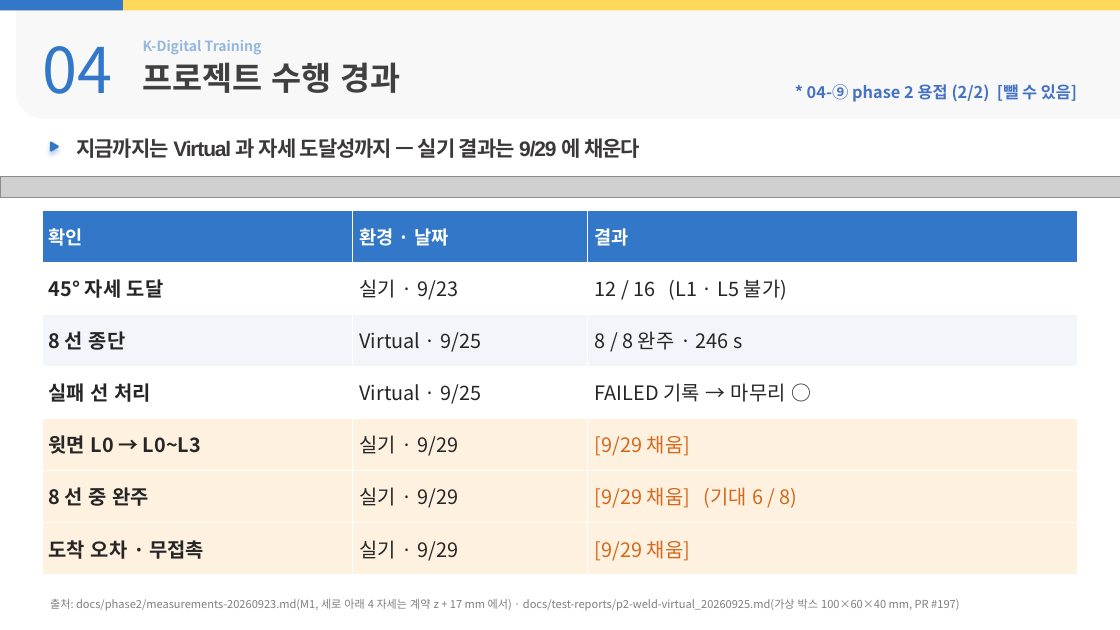
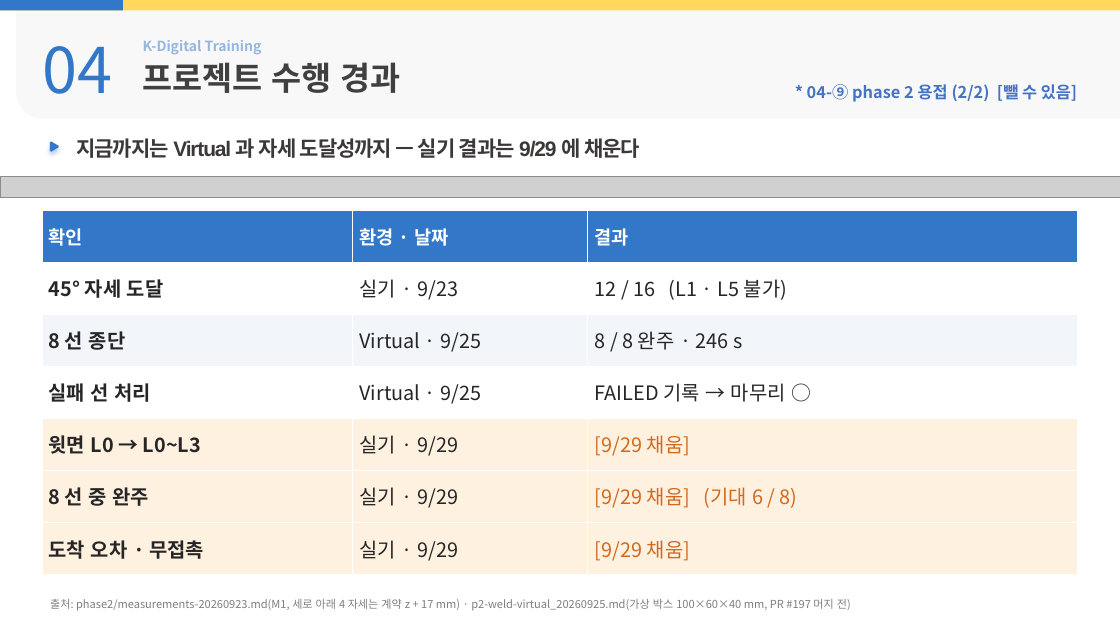
Before and after one commit to yujh5537/rokey_cobot1_Weld-Made, a slide deck: slide 17 of docs/presentation/slides-byeonghu.pptx. Drawn at 1120x630 pixels with LibreOffice and Linux fonts; fonts in the diff are those of the drawing; grey boxes stand for pictures; background and template pictures are left out. Boxes give left, top, right and bottom in pixels: in the first picture for what was removed or moved away, otherwise in the second. Text is boxed around its words. In the diff, an @@ line names an element or a change of style, - is before the commit and + after.

```diff
--- a/docs/presentation/slides-byeonghu.pptx
+++ b/docs/presentation/slides-byeonghu.pptx
@@ text at [50, 599, 851, 611]: text changed @@
-출처: docs/phase2/measurements-20260923.md(M1, 세로 아래 4 자세는 계약 z + 17 mm 에서) · docs/test-reports/p2-weld-virtual_20260925.md(가상 박스 100×60×40 mm, PR #197)
+출처: phase2/measurements-20260923.md(M1, 세로 아래 4 자세는 계약 z + 17 mm) · p2-weld-virtual_20260925.md(가상 박스 100×60×40 mm, PR #197 머지 전)
```
Also in this commit, not shown: 7 other slides changed, 11 other files.
